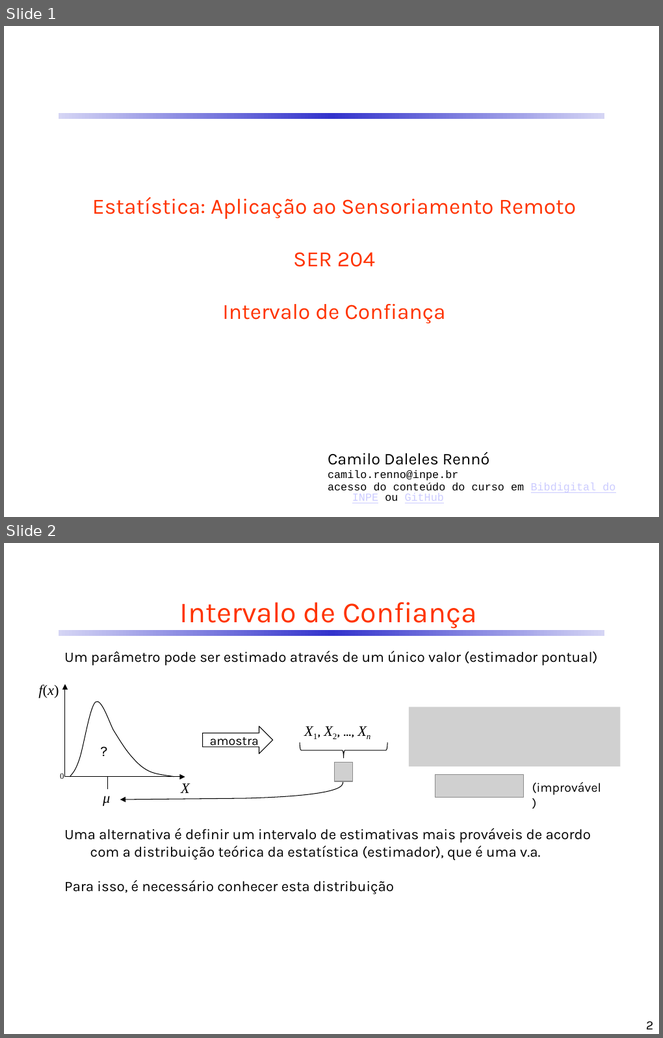
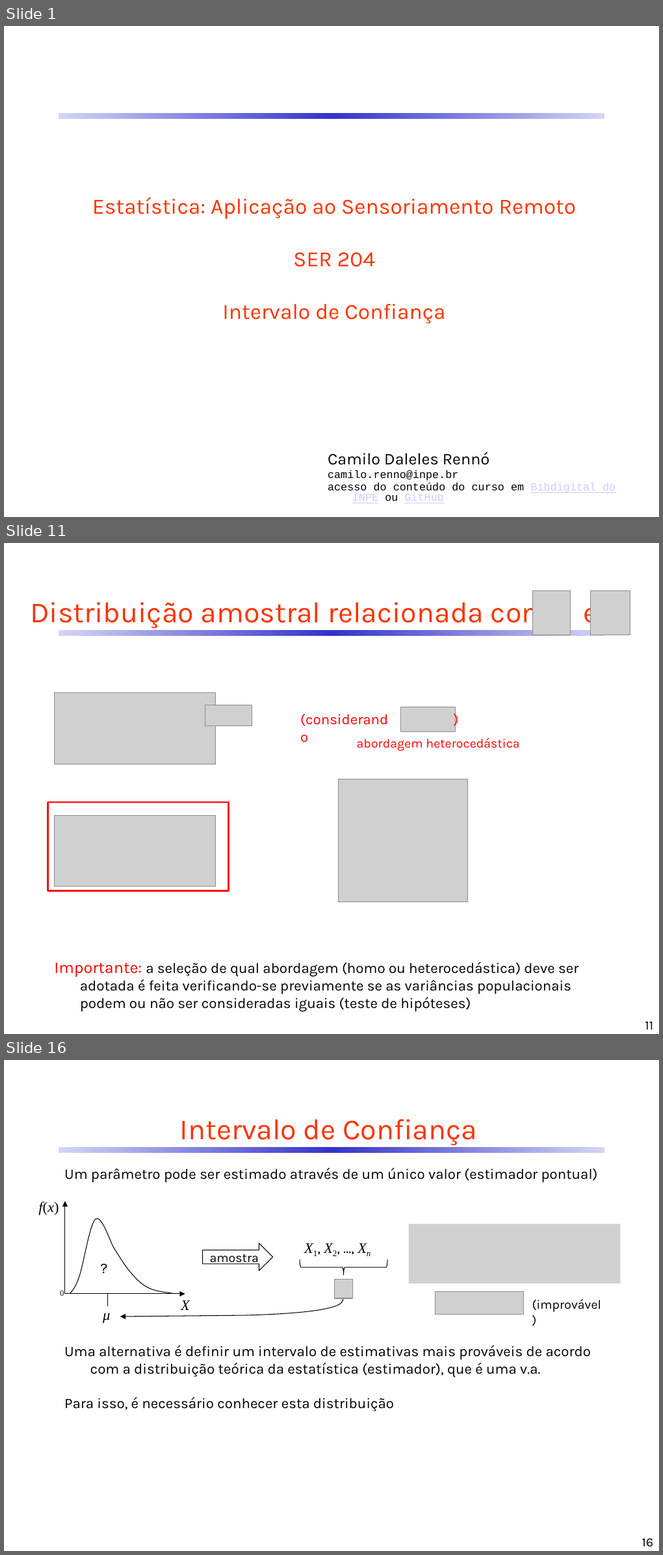
Before and after one commit to CDRenno/Estatistica, a slide deck: ppt/06InfEstat_IntConf.pptx. Shown one above the other, each under a label of ours: slides 1 and 2 before the commit, slides 1, 11 and 16 after it; the slides between them are not shown. The pictures are 663x1038 and 663x1555 pixels, drawn with LibreOffice and Linux fonts; fonts in the diff are those of the drawing; grey boxes stand for pictures. Boxes give left, top, right and bottom in pixels: in the first picture for what was removed or moved away, otherwise in the second. Text is boxed around its words. In the diff, an @@ line names an element or a change of style, - is before the commit and + after.

```diff
--- a/ppt/06InfEstat_IntConf.pptx
+++ b/ppt/06InfEstat_IntConf.pptx
@@ slide 11 added at (x1=4, y1=543, x2=659, y2=1034), background #FFFFFF; not listed: 1 template element that a slide beside it also shows @@
@@ title added at (x1=30, y1=596, x2=598, y2=630), 32 pt, text #FF3300 @@
+Distribuição amostral relacionada com e
@@ picture added at (x1=532, y1=591, x2=570, y2=635) @@
@@ picture added at (x1=590, y1=591, x2=631, y2=635) @@
@@ picture added at (x1=55, y1=693, x2=216, y2=765) @@
@@ picture added at (x1=205, y1=705, x2=252, y2=726) @@
@@ text added at (x1=295, y1=707, x2=402, y2=731), 16 pt, text #FF0000 @@
+(considerando
@@ picture added at (x1=401, y1=707, x2=456, y2=732) @@
@@ text added at (x1=447, y1=707, x2=466, y2=731), 16 pt, text #FF0000 @@
+)
@@ text added at (x1=357, y1=738, x2=519, y2=751), 14 pt, text #FF0000 @@
+abordagem heterocedástica
@@ picture added at (x1=339, y1=780, x2=468, y2=902) @@
@@ rectangle added at (x1=48, y1=802, x2=229, y2=891), outline #FF0000 2 pt @@
@@ picture added at (x1=55, y1=815, x2=216, y2=887) @@
@@ text added at (x1=54, y1=962, x2=579, y2=1012), 16 pt, text #000000 @@
+Importante: a seleção de qual abordagem (homo ou heterocedástica) deve ser adotada é feita verificando-se previamente se as variâncias populacionais podem ou não ser consideradas iguais (teste de hipóteses)
@@ page number added at (x1=645, y1=1021, x2=653, y2=1030), 14 pt, text #000000 @@
+11
@@ what was slide 2 is now slide 16 @@
@@ page number at (x1=642, y1=1538, x2=654, y2=1547): text changed @@
-2
+16
```
Also in this commit, not shown: 13 other slides added, 3 other files.
